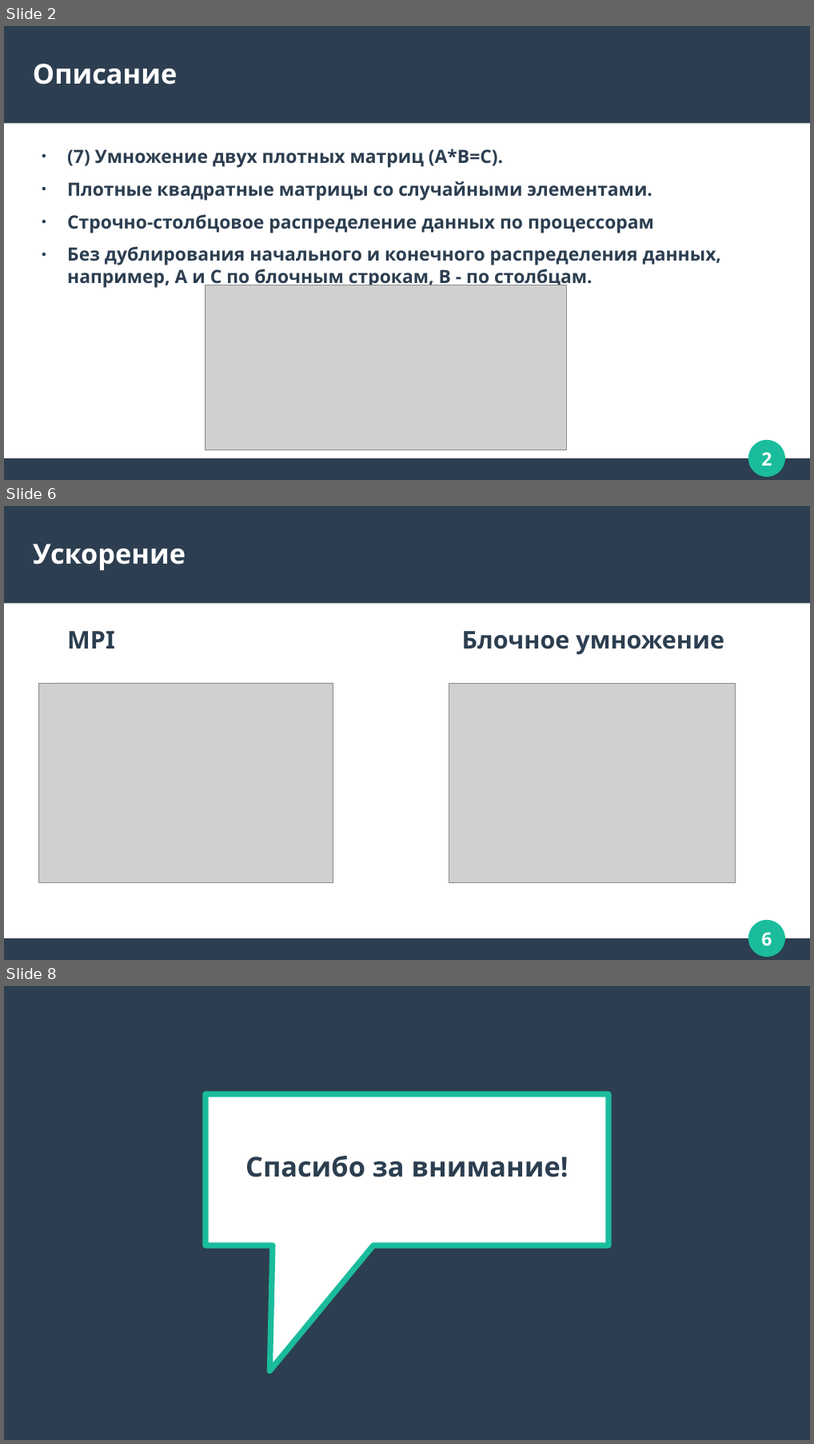
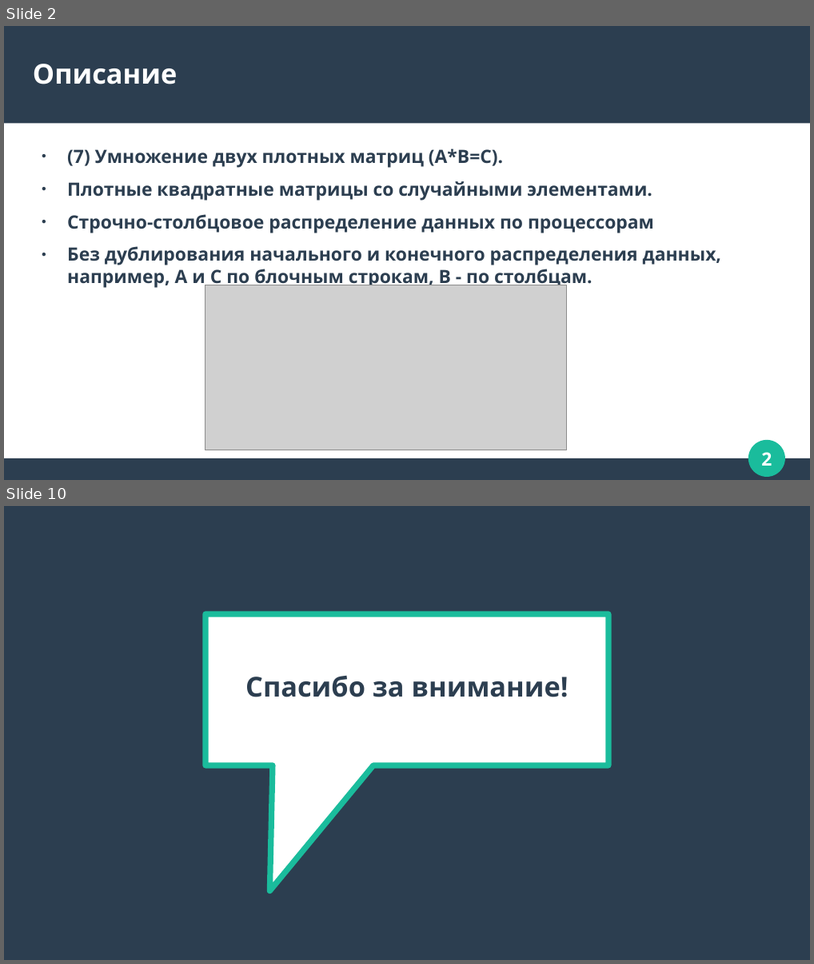
Before and after one commit to ArtKomarov/ParallelMatrixMul, a slide deck: MatrixMul.odp. Shown one above the other, each under a label of ours: slides 2, 6 and 8 before the commit, slides 2 and 10 after it; the slides between them are not shown. The pictures are 814x1444 and 814x964 pixels, drawn with LibreOffice and Linux fonts; fonts in the diff are those of the drawing; grey boxes stand for pictures. Boxes give left, top, right and bottom in pixels: in the first picture for what was removed or moved away, otherwise in the second. Text is boxed around its words. In the diff, an @@ line names an element or a change of style, - is before the commit and + after.

```diff
--- a/MatrixMul.odp
+++ b/MatrixMul.odp
@@ slide 6 removed at [4, 506, 810, 960], background #FFFFFF; not listed: 4 template elements that a slide beside it also shows @@
@@ title removed at [33, 544, 186, 571] @@
-Ускорение
@@ text removed at [67, 631, 115, 648] @@
-MPI
@@ text removed at [462, 631, 725, 655] @@
-Блочное умножение
@@ picture removed at [39, 683, 334, 883] @@
@@ picture removed at [50, 683, 334, 872] @@
@@ picture removed at [449, 683, 736, 883] @@
@@ picture removed at [460, 683, 736, 872] @@
@@ what was slide 8 is now slide 10 @@
```
Also in this commit, not shown: 7 slides added, 4 other slides removed, 3 other files.
